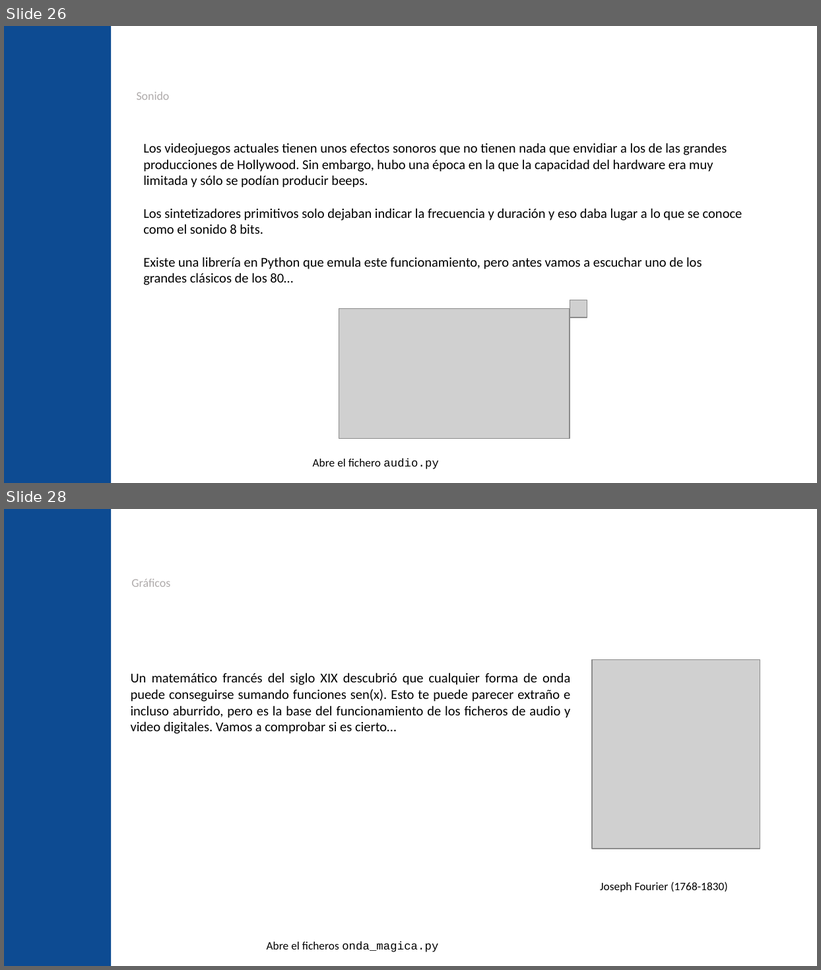
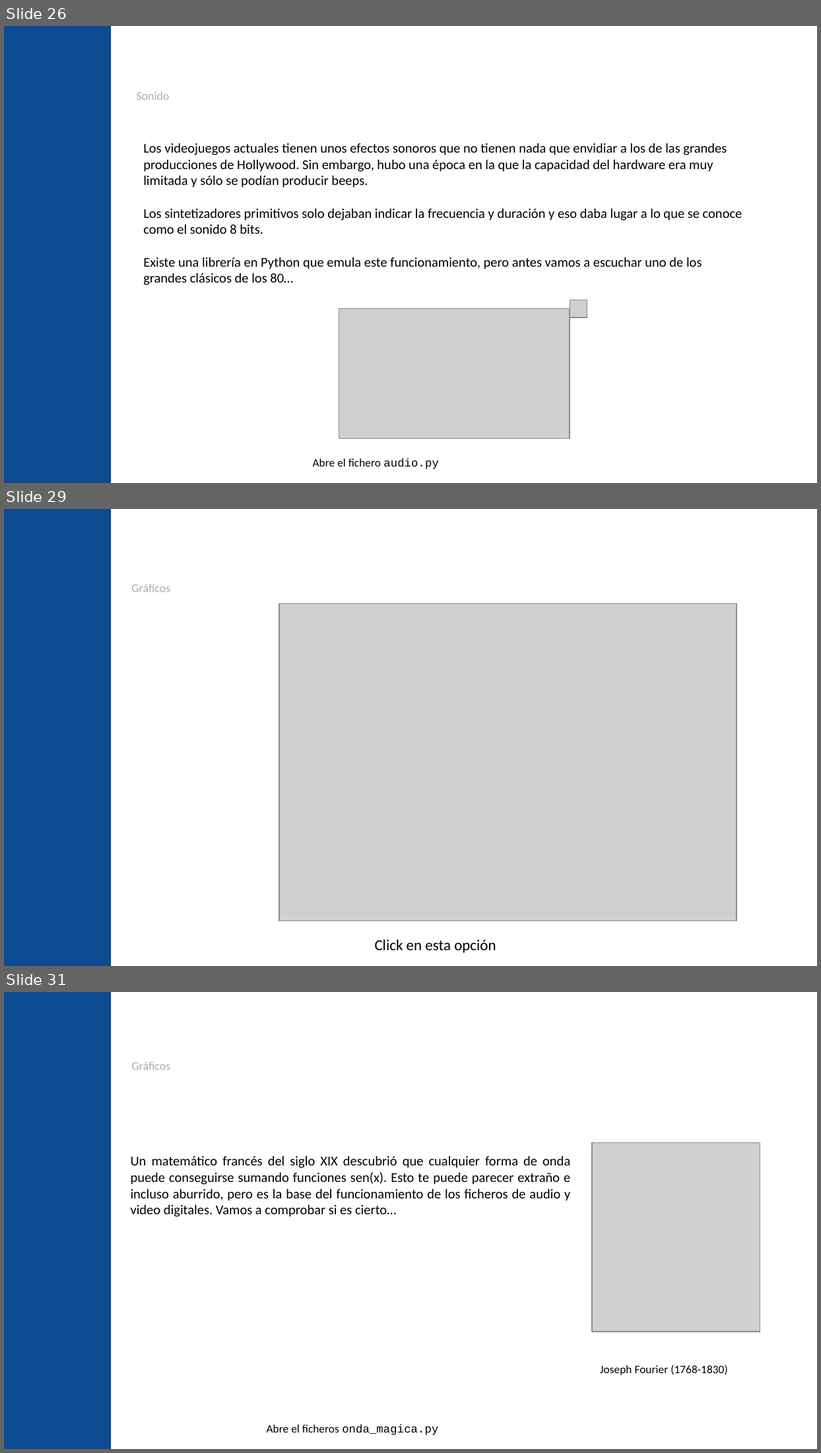
Before and after one commit to jgalgarra/introprogpython, a slide deck: slides/python_elemental_slides.pptx. Shown one above the other, each under a label of ours: slides 26 and 28 before the commit, slides 26, 29 and 31 after it; the slides between them are not shown. The pictures are 821x970 and 821x1453 pixels, drawn with LibreOffice and Linux fonts; fonts in the diff are those of the drawing; grey boxes stand for pictures; background and template pictures are left out. Boxes give left, top, right and bottom in pixels: in the first picture for what was removed or moved away, otherwise in the second. Text is boxed around its words. In the diff, an @@ line names an element or a change of style, - is before the commit and + after.

```diff
--- a/slides/python_elemental_slides.pptx
+++ b/slides/python_elemental_slides.pptx
@@ slide 29 added at (x1=4, y1=509, x2=817, y2=966), background #FFFFFF; not listed: 1 template element that a slide beside it also shows @@
@@ title added at (x1=131, y1=584, x2=170, y2=592), 10.5 pt, text #AFABAB, bold @@
+Gráficos
@@ picture added at (x1=280, y1=603, x2=737, y2=921) @@
@@ text added at (x1=375, y1=940, x2=496, y2=953), 13.5 pt, text #000000 @@
+Click en esta opción
@@ what was slide 28 is now slide 31 @@
```
Also in this commit, not shown: 2 slides changed, 2 other slides added, 1 other file.
